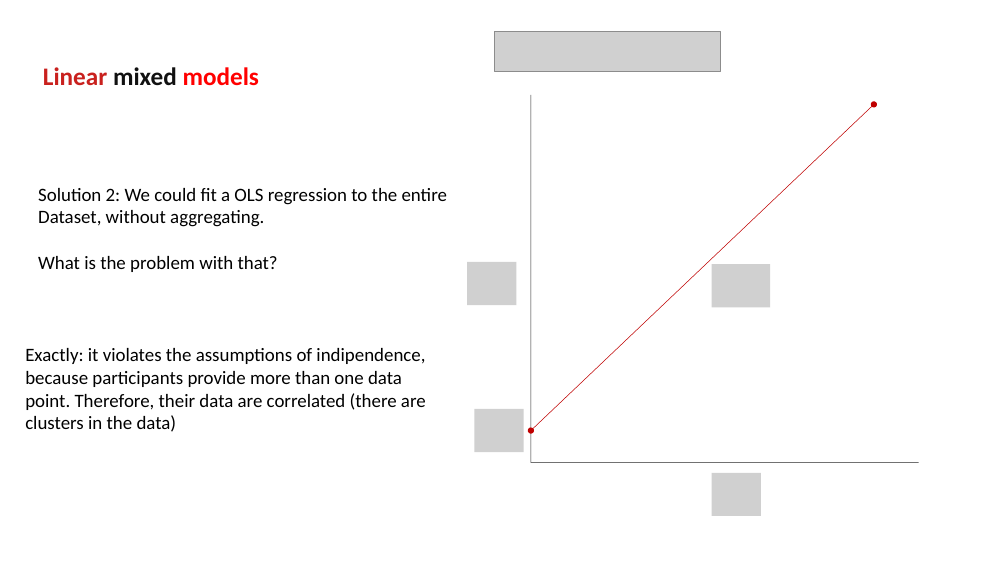
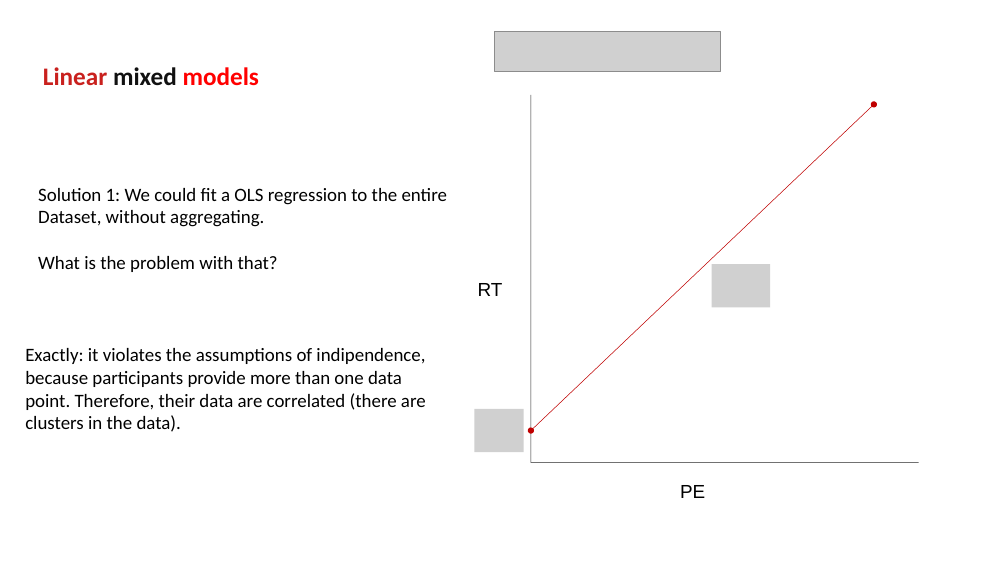
Before and after one commit to FPupillo/LMM_workshop, a slide deck: slide 10 of PPT_LMM.odp (slide 16 before the commit). Drawn at 1008x567 pixels with LibreOffice and Linux fonts; fonts in the diff are those of the drawing; grey boxes stand for pictures. Boxes give left, top, right and bottom in pixels: in the first picture for what was removed or moved away, otherwise in the second. Text is boxed around its words. In the diff, an @@ line names an element or a change of style, - is before the commit and + after.

```diff
--- a/PPT_LMM.odp
+++ b/PPT_LMM.odp
@@ text at box(38, 188, 447, 205): text changed @@
-Solution 2: We could fit a OLS regression to the entire
+Solution 1: We could fit a OLS regression to the entire
@@ picture removed at box(467, 262, 516, 305) @@
@@ text added at box(478, 283, 503, 296), 18 pt, text #000000 @@
+RT
@@ text at box(25, 348, 426, 432): text changed @@
-Exactly: it violates the assumptions of indipendence, because participants provide more than one data point. Therefore, their data are correlated (there are clusters in the data)
+Exactly: it violates the assumptions of indipendence, because participants provide more than one data point. Therefore, their data are correlated (there are clusters in the data).
@@ picture removed at box(712, 473, 761, 516) @@
@@ text added at box(680, 485, 705, 498), 18 pt, text #000000 @@
+PE
```
Also in this commit, not shown: 10 other slides changed, 1 slide added, 1 slide removed, 2 other files.
